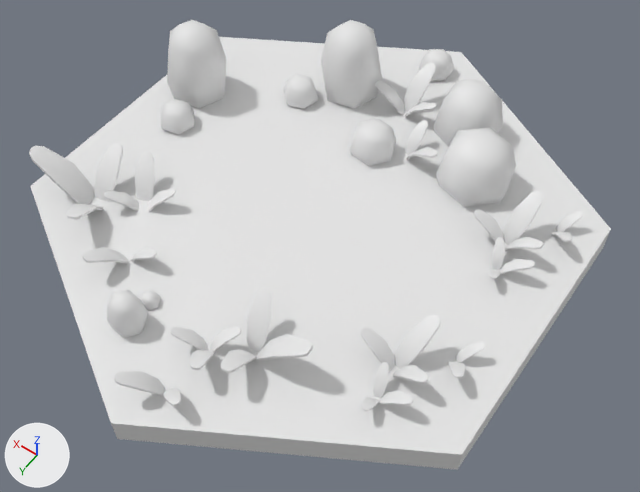
Two versions of the FBX model Assets/Art/Game/Fbx/Fall_grass.fbx, one commit apart.
The view is the same before and after, from a 50 mm camera at (-1.166, 1.603, 2.418) aimed at (-0.129, 0.151, 0.136). The lights are fixed; the arrows at lower left show +X, +Y and +Z. Materials are left out; every surface is plain grey. Where no turn or scale is listed for an object, it has been applied to the vertices.

Objects in the first picture: 'Fall_grass'.
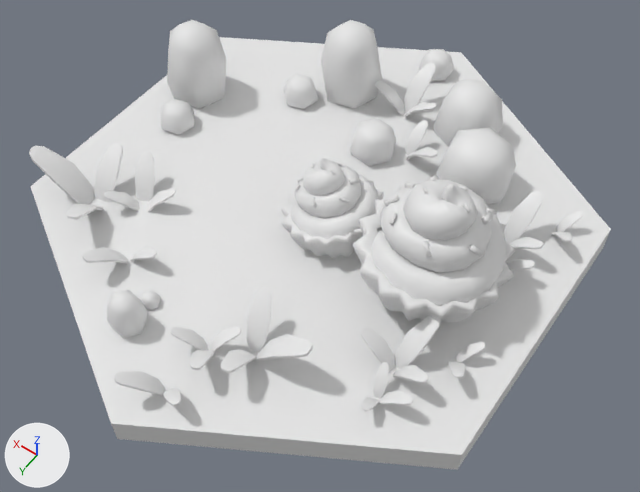
Pixel boxes (x1, y1, x2, y2) of what changed, in the pictures (640 x 492 px):
part 1 of me_fall_grass, added: after (281, 158, 516, 323)

Edits to the bpy script that builds the scene:
```text
Change me_fall_grass:
    used by ob_fall_grass; location = (0.0, 0.0, 0.0)
    remove me_fall_grass.from_pydata(...)  # 1482 vertices, 1386 faces; spans x -0.87..0.87, y -1.0..1.0, z 0.0..0.39
    add me_fall_grass.from_pydata(...)  # 3754 vertices, 3509 faces; spans x -0.87..0.87, y -1.0..1.0, z 0.0..0.58
    me_fall_grass part 1: 2272 vertices added at x -0.73..0.07, y -0.19..0.3, z 0.02..0.58
```
